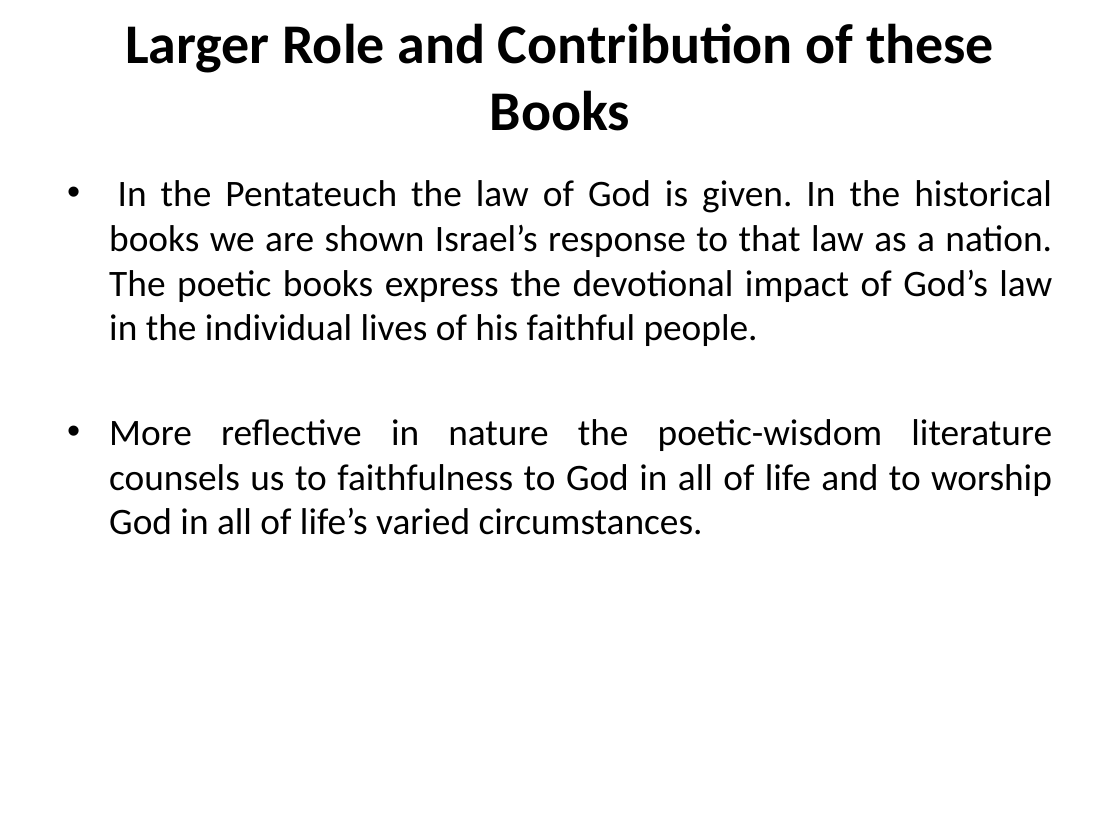
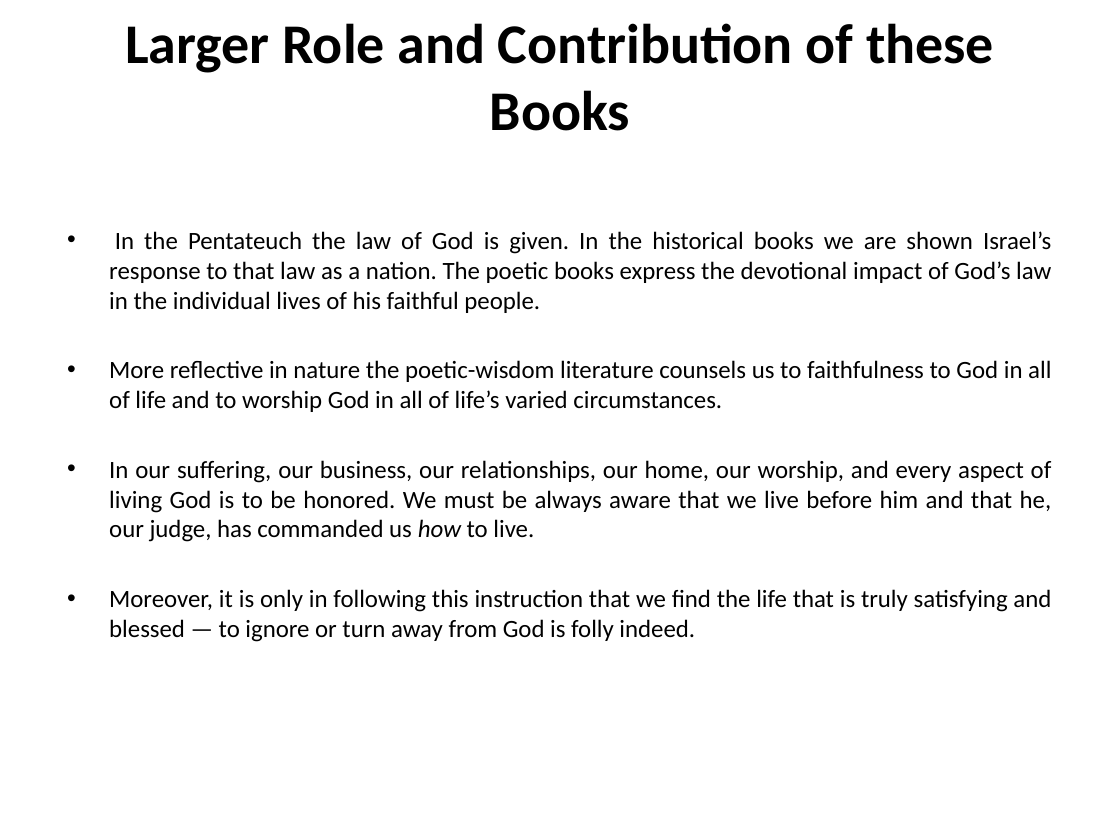
Before and after one commit to mutanganajoseph/Documents, a slide deck: slide 43 of auca/sem-1/intro-to-Bible-study/1 intro to Bible study Notes.pptx (slide 45 before the commit). Drawn at 1120x840 pixels with LibreOffice and Linux fonts; fonts in the diff are those of the drawing. Boxes give left, top, right and bottom in pixels: in the first picture for what was removed or moved away, otherwise in the second. Text is boxed around its words. In the diff, an @@ line names an element or a change of style, - is before the commit and + after.

```diff
--- a/auca/sem-1/intro-to-Bible-study/1 intro to Bible study Notes.pptx
+++ b/auca/sem-1/intro-to-Bible-study/1 intro to Bible study Notes.pptx
@@ text "In the Pentateuch the law ...": place and size @@
-text "In the Pentateuch the law ..." at box(109, 180, 1052, 535)
+text "In the Pentateuch the law ..." at box(109, 231, 1052, 642)
@@ text at box(109, 231, 1051, 412): size 24 to 16 pt in "In the Pentateuch the law of God ...", "More reflective in nature the poetic-wisdom literature ..."; less space between paragraphs @@
@@ text at box(109, 460, 1052, 642): paragraphs added @@
+• In our suffering, our business, our relationships, our home, our worship, and every aspect of living God is to be honored. We must be always aware that we live before him and that he, our judge, has commanded us how to live.
+• Moreover, it is only in following this instruction that we find the life that is truly satisfying and blessed — to ignore or turn away from God is folly indeed.
```
Also in this commit, not shown: 39 other slides changed, 8 slides removed, 1 other file.
